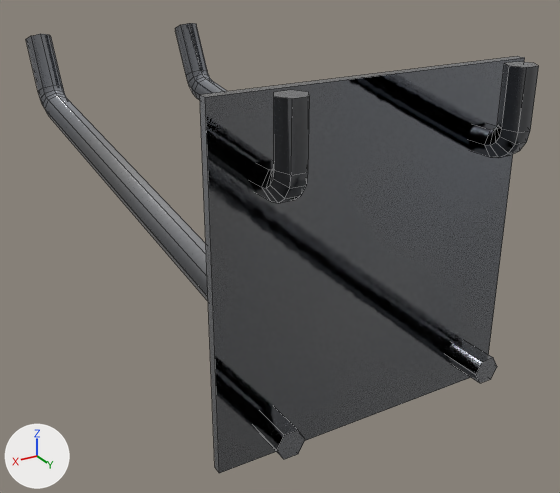
Before and after pictures for a commit that changed the OBJ model models/werkzeugwand/einzelteile/haken_doppel.obj.
Before and after are seen from a 50 mm lens placed at (0.086, 0.0838, 0.0293), pointed at (0.012, -0.0395, -0.0324). Lighting does not change. The marker at lower left points along +X, +Y and +Z. The picture after the commit comes second. Mesh edges are drawn as thin lines. Where no turn or scale is listed for an object, it has been applied to the vertices.

Names of what the first picture shows: 'Vorlage_Haken_doppel'.
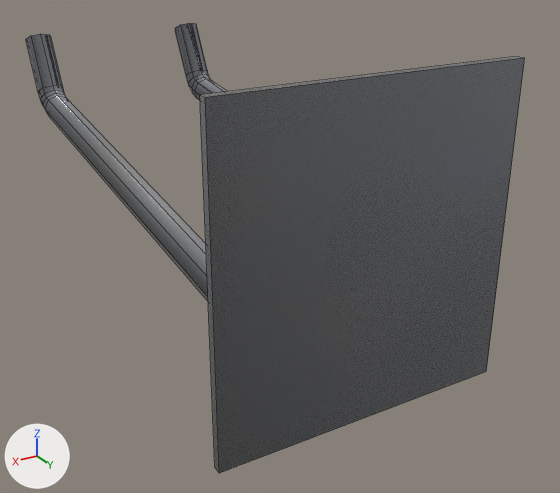
Patch to the scene script:
```diff
--- a/models/werkzeugwand/einzelteile/haken_doppel.obj.py
+++ b/models/werkzeugwand/einzelteile/haken_doppel.obj.py
@@ me_vorlage_haken_doppel @@
 # used by ob_vorlage_haken_doppel; location = (0.0, 0.0, 0.0)
-me_vorlage_haken_doppel.from_pydata(...)  # 212 vertices, 182 faces; spans x -0.008..0.046, y -0.1097..0.0086, z -0.047..0.0097
+me_vorlage_haken_doppel.from_pydata(...)  # 104 vertices, 90 faces; spans x -0.008..0.046, y -0.1097..-0.0002, z -0.047..0.009
+# me_vorlage_haken_doppel part 1: the loose piece of 42 vertices spanning x -0.0024..0.0024, y -0.0008..0.0086, z -0.0044..0.0097 is deleted
+# me_vorlage_haken_doppel part 2: the loose piece of 42 vertices spanning x 0.0356..0.0404, y -0.0008..0.0086, z -0.0044..0.0097 is deleted
+# me_vorlage_haken_doppel part 3: the loose piece of 12 vertices spanning x -0.0024..0.0024, y -0.0008..0.007, z -0.0424..-0.0382 is deleted
+# me_vorlage_haken_doppel part 4: the loose piece of 12 vertices spanning x 0.0356..0.0404, y -0.0008..0.007, z -0.0424..-0.0382 is deleted
 me_vorlage_haken_doppel.materials.append(mat_lochwand_haken)
```

What differs and where, as boxes [x1, y1, x2, y2] in the pictures (560 x 493 px):
'Vorlage_Haken_doppel', reshaped: before [26, 23, 539, 473]; after [26, 23, 525, 473]
part 1 of me_vorlage_haken_doppel, deleted: before [467, 61, 539, 158]
part 2 of me_vorlage_haken_doppel, deleted: before [248, 90, 310, 203]
part 3 of me_vorlage_haken_doppel, deleted: before [446, 339, 497, 383]
part 4 of me_vorlage_haken_doppel, deleted: before [252, 405, 305, 459]
